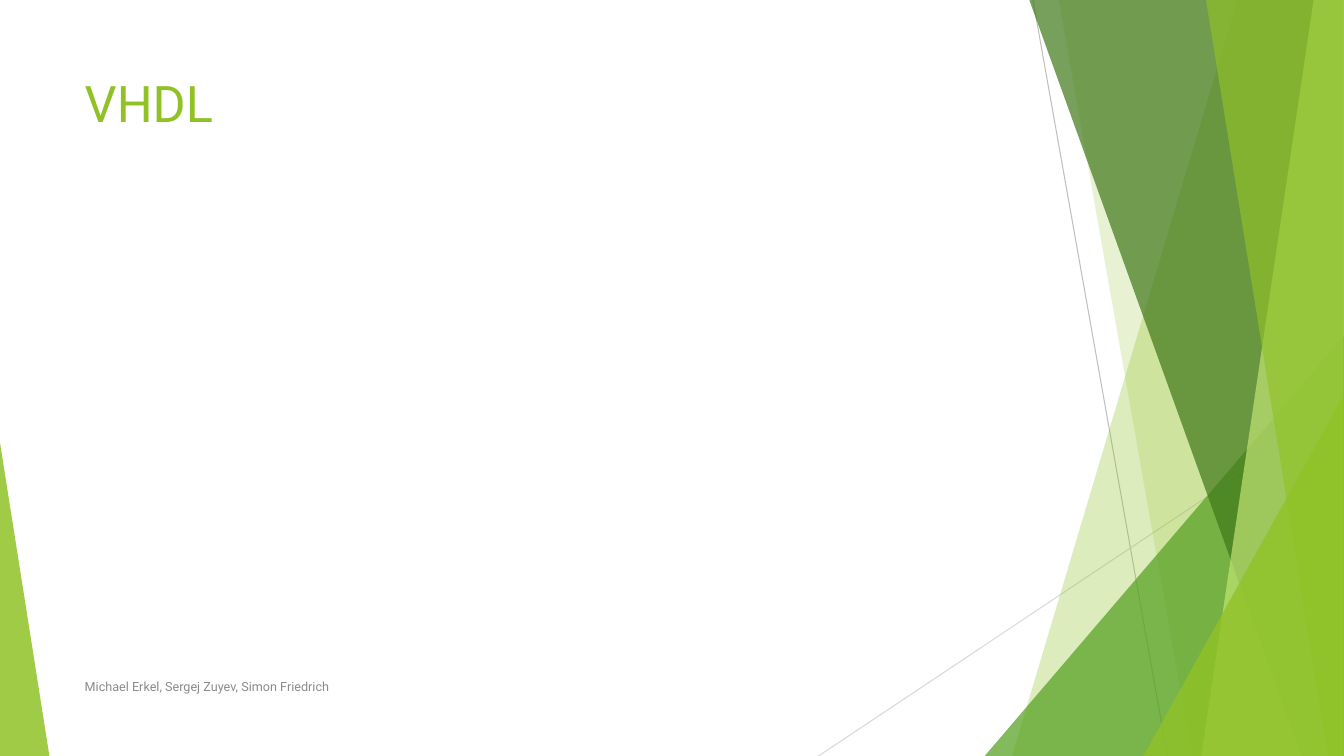
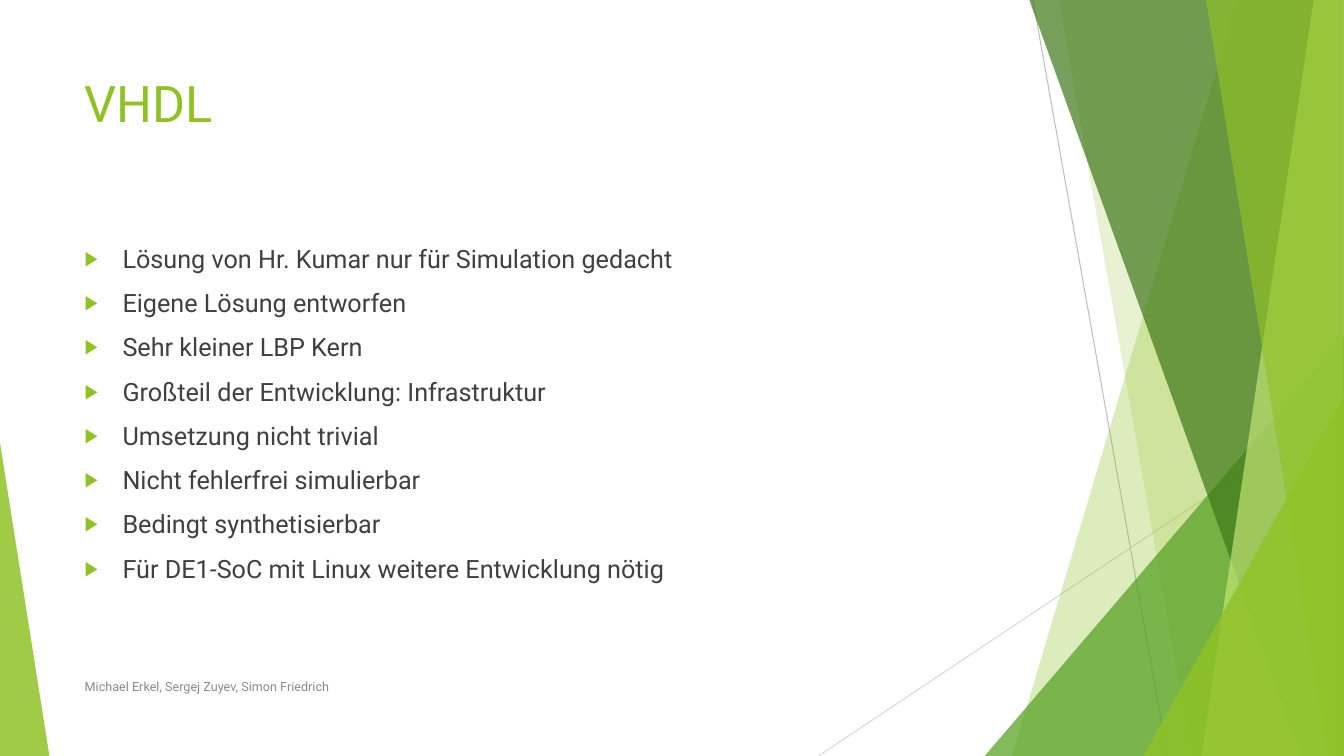
Before and after one commit to zz-systems/projektmanagement-ss-2016, a slide deck: slide 7 of Projektdokumente/Team 5a.pptx. Drawn at 1344x756 pixels with LibreOffice and Linux fonts; fonts in the diff are those of the drawing. Boxes give left, top, right and bottom in pixels: in the first picture for what was removed or moved away, otherwise in the second. Text is boxed around its words. In the diff, an @@ line names an element or a change of style, - is before the commit and + after.

```diff
--- a/Projektdokumente/Team 5a.pptx
+++ b/Projektdokumente/Team 5a.pptx
@@ text added at [123, 249, 673, 584], 18 pt, text #404040 @@
+▶ Lösung von Hr. Kumar nur für Simulation gedacht
+▶ Eigene Lösung entworfen
+▶ Sehr kleiner LBP Kern
+▶ Großteil der Entwicklung: Infrastruktur
+▶ Umsetzung nicht trivial
+▶ Nicht fehlerfrei simulierbar
+▶ Bedingt synthetisierbar
+▶ Für DE1-SoC mit Linux weitere Entwicklung nötig
```
Also in this commit, not shown: 2 other slides changed.
